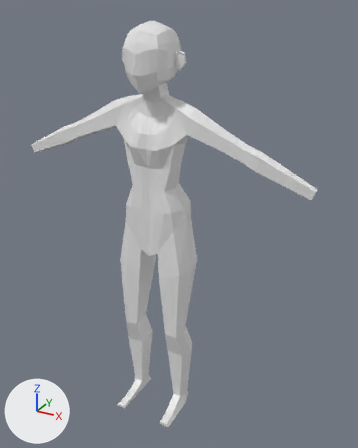
A saved change to the Blender file 3D Modelling/Vtuber Avatar/vtuber.blend.
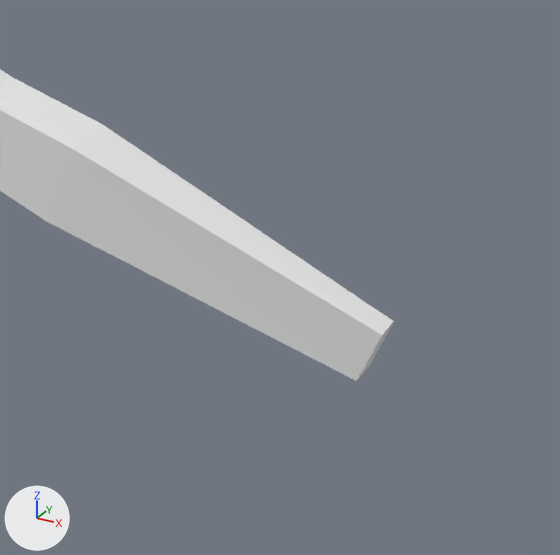
The first picture shows the older version from a 50 mm camera at (0.962, -1.559, 1.684) aimed at (0.077, 0.051, 0.879). The close-ups show both versions on the part from 69% to 97% of the width and 29% to 52% of the height of that picture. The lights are fixed; the arrows at lower left show +X, +Y and +Z.

Objects in the first close-up: 'Boddies'.
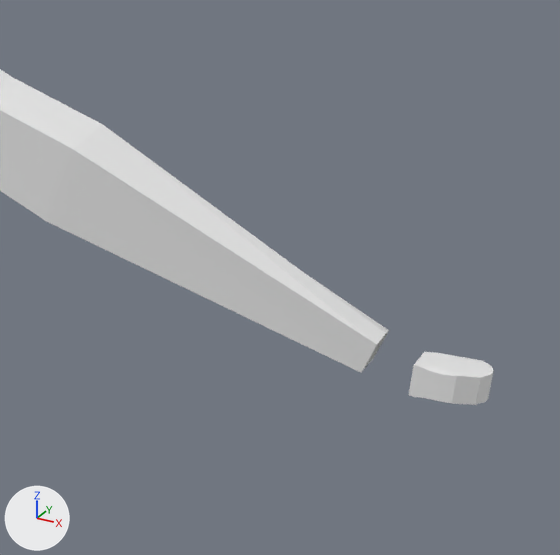
The change, as a list of edits to the scene's bpy script:
```text
Change me_cube:
    used by ob_boddies; location = (0.0, 0.0, 0.0)
    verts and faces of me_cube; kept vertices keep their numbers, new ones are numbered from 213
    before: 34 (0.607, 0.014, 1.1) at pixel (368, 367), 35 (0.619, 0.014, 1.131) at pixel (394, 321), 36 (0.604, 0.0, 1.095) at pixel (357, 380), 37 (0.621, 0.0, 1.136) at pixel (393, 321), 38 (0.607, -0.013, 1.1) at pixel (356, 381)
    before: 39 (0.619, -0.014, 1.131) at pixel (382, 335)
    remove me_cube.from_pydata(...)  # 213 vertices, 196 faces, 1 loose edge; spans x 0.0..0.621, y -0.155..0.114, z 0.003..1.441
    add me_cube.from_pydata(...)  # 287 vertices, 259 faces, 7 loose edges; spans x 0.0..0.682, y -0.155..0.114, z 0.003..1.441
    me_cube part 1: a new loose piece of 68 vertices spanning x 0.638..0.682, y -0.019..0.017, z 1.097..1.116
    me_cube part 2
    add delete_faces([(34, 35, 37, 36), (36, 37, 39, 38)])
    add verts[34] = (0.609, 0.014, 1.105)  # moved, pixel (373, 358)
    add verts[38] = (0.609, -0.013, 1.105)  # moved, pixel (361, 372)
    add verts[35] = (0.616, 0.014, 1.125)  # moved, pixel (389, 330)
    add verts[39] = (0.616, -0.014, 1.125)  # moved, pixel (377, 344)
    add verts[36] = (0.607, 0.0, 1.103)  # moved, pixel (364, 369)
    add verts[37] = (0.618, 0.0, 1.128)  # moved, pixel (386, 333)
    add verts[213] = (0.616, -0.014, 1.125)  # pixel (377, 344)
    add verts[214] = (0.609, -0.013, 1.105)  # pixel (361, 372)
    add verts[215] = (0.618, 0.0, 1.128)  # pixel (386, 333)
    add verts[216] = (0.607, 0.0, 1.103)  # pixel (364, 369)
    add verts[217] = (0.616, 0.014, 1.125)  # pixel (389, 330)
    add verts[218] = (0.609, 0.014, 1.105)  # pixel (373, 358)
    add edges += [(213, 214), (213, 215), (214, 216), (215, 217), (216, 218), (217, 218)]
```

Where the change shows, as pixel boxes [x1, y1, x2, y2] in the close-ups (560 x 555 px):
'Boddies', reshaped: before [0, 69, 394, 381]; after [0, 69, 494, 405]
part 1 of me_cube, added: after [408, 352, 494, 405]
part 2 of me_cube, built on: before [54, 127, 394, 381]; after [54, 127, 389, 373]
